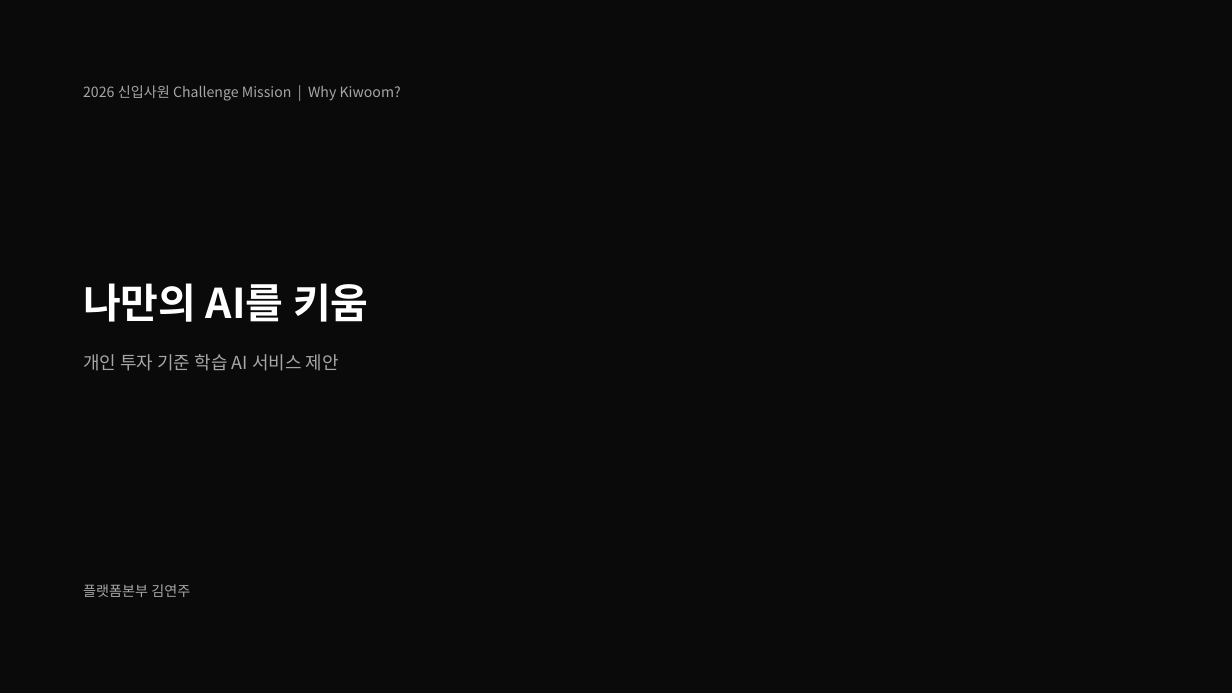
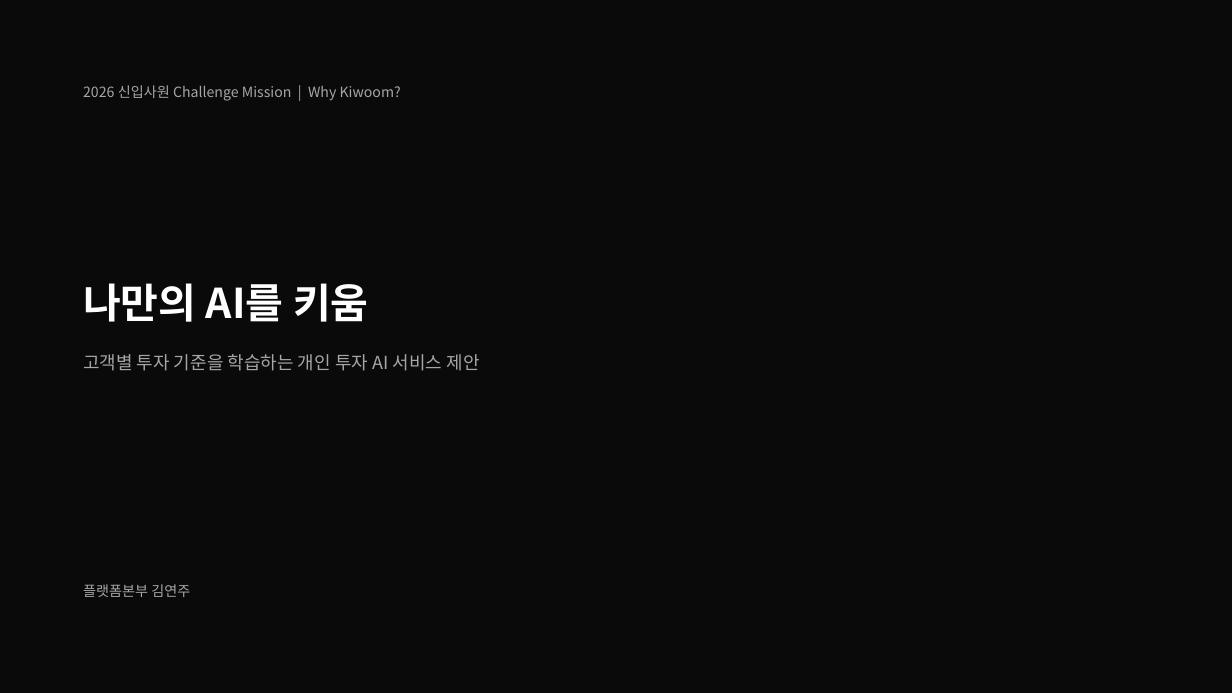
Before and after one commit to kjhoeakjy/why-kw, a slide deck: slide 1 of docs/deck/WhyKiwoom_AI_FACTORY.pptx. Drawn at 1232x693 pixels with LibreOffice and Linux fonts; fonts in the diff are those of the drawing. Boxes give left, top, right and bottom in pixels: in the first picture for what was removed or moved away, otherwise in the second. Text is boxed around its words. In the diff, an @@ line names an element or a change of style, - is before the commit and + after.

```diff
--- a/docs/deck/WhyKiwoom_AI_FACTORY.pptx
+++ b/docs/deck/WhyKiwoom_AI_FACTORY.pptx
@@ text at (83,354,479,371): text changed @@
-개인 투자 기준 학습 AI 서비스 제안
+고객별 투자 기준을 학습하는 개인 투자 AI 서비스 제안
```
Also in this commit, not shown: 2 other slides changed, 4 slides added, 3 slides removed, 6 other files.
